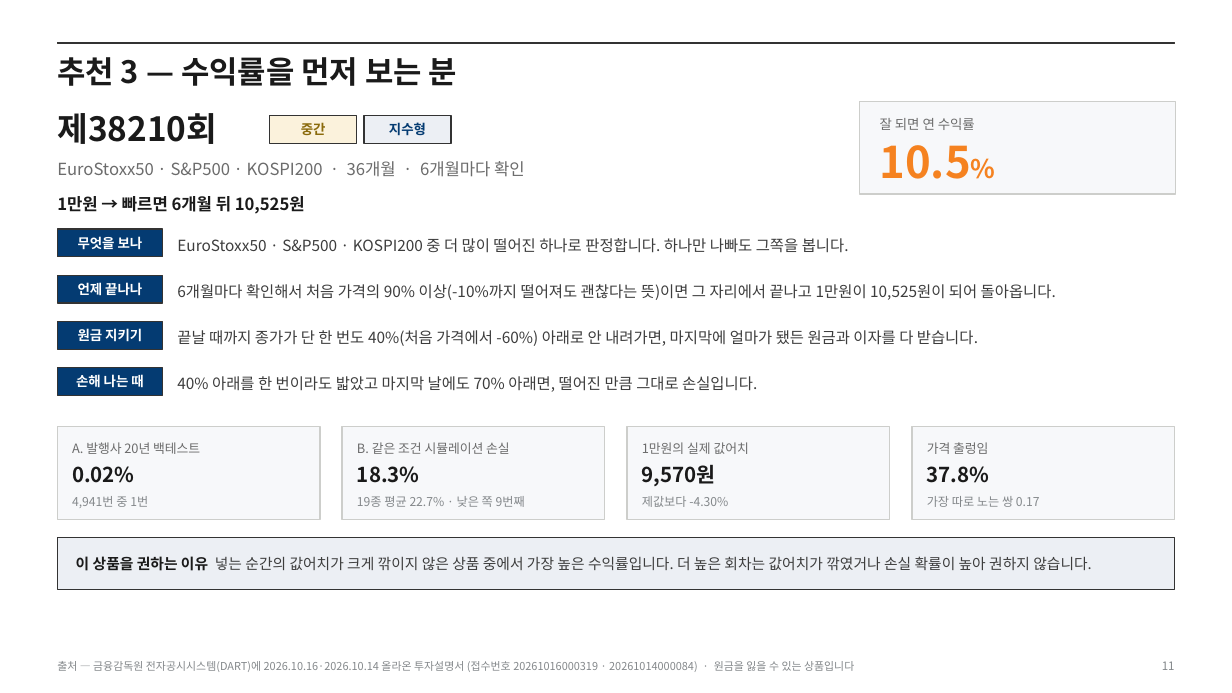
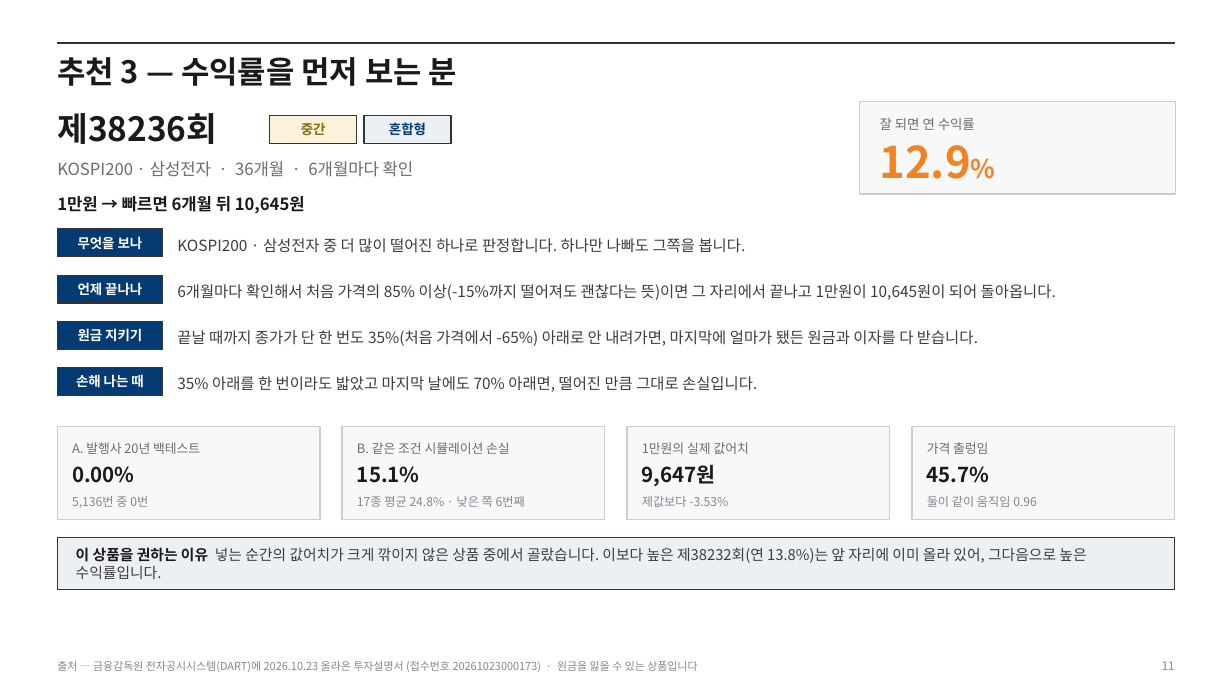
Before and after one commit to hanaroline/work_1, a slide deck: slide 11 of els-analysis-deck.pptx. Drawn at 1232x693 pixels with LibreOffice and Linux fonts; fonts in the diff are those of the drawing. Boxes give left, top, right and bottom in pixels: in the first picture for what was removed or moved away, otherwise in the second. Text is boxed around its words. In the diff, an @@ line names an element or a change of style, - is before the commit and + after.

```diff
--- a/els-analysis-deck.pptx
+++ b/els-analysis-deck.pptx
@@ text at bbox=[57, 113, 217, 144]: text changed @@
-제38210회
+제38236회
@@ text at bbox=[389, 122, 426, 135]: text changed @@
-지수형
+혼합형
@@ text at bbox=[880, 145, 971, 179]: text changed @@
-10.5%
+12.9%
@@ text at bbox=[57, 161, 414, 177]: text changed @@
-EuroStoxx50 · S&P500 · KOSPI200 · 36개월 · 6개월마다 확인
+KOSPI200 · 삼성전자 · 36개월 · 6개월마다 확인
@@ text at bbox=[57, 196, 305, 214]: text changed @@
-1만원 → 빠르면 6개월 뒤 10,525원
+1만원 → 빠르면 6개월 뒤 10,645원
@@ text at bbox=[177, 238, 746, 253]: text changed @@
-EuroStoxx50 · S&P500 · KOSPI200 중 더 많이 떨어진 하나로 판정합니다. 하나만 나빠도 그쪽을 봅니다.
+KOSPI200 · 삼성전자 중 더 많이 떨어진 하나로 판정합니다. 하나만 나빠도 그쪽을 봅니다.
@@ text at bbox=[177, 284, 1056, 300]: text changed @@
-6개월마다 확인해서 처음 가격의 90% 이상(-10%까지 떨어져도 괜찮다는 뜻)이면 그 자리에서 끝나고 1만원이 10,525원이 되어 돌아옵니다.
+6개월마다 확인해서 처음 가격의 85% 이상(-15%까지 떨어져도 괜찮다는 뜻)이면 그 자리에서 끝나고 1만원이 10,645원이 되어 돌아옵니다.
@@ text at bbox=[177, 330, 978, 346]: text changed @@
-끝날 때까지 종가가 단 한 번도 40%(처음 가격에서 -60%) 아래로 안 내려가면, 마지막에 얼마가 됐든 원금과 이자를 다 받습니다.
+끝날 때까지 종가가 단 한 번도 35%(처음 가격에서 -65%) 아래로 안 내려가면, 마지막에 얼마가 됐든 원금과 이자를 다 받습니다.
@@ text at bbox=[177, 376, 757, 392]: text changed @@
-40% 아래를 한 번이라도 밟았고 마지막 날에도 70% 아래면, 떨어진 만큼 그대로 손실입니다.
+35% 아래를 한 번이라도 밟았고 마지막 날에도 70% 아래면, 떨어진 만큼 그대로 손실입니다.
@@ text at bbox=[72, 466, 135, 483]: text changed @@
-0.02%
+0.00%
@@ text at bbox=[357, 466, 420, 483]: text changed @@
-18.3%
+15.1%
@@ text at bbox=[642, 464, 716, 486]: text changed @@
-9,570원
+9,647원
@@ text at bbox=[927, 466, 990, 483]: text changed @@
-37.8%
+45.7%
@@ text at bbox=[72, 496, 148, 508]: text changed @@
-4,941번 중 1번
+5,136번 중 0번
@@ text at bbox=[357, 496, 525, 507]: text changed @@
-19종 평균 22.7% · 낮은 쪽 9번째
+17종 평균 24.8% · 낮은 쪽 6번째
@@ text at bbox=[642, 496, 728, 507]: text changed @@
-제값보다 -4.30%
+제값보다 -3.53%
@@ text at bbox=[927, 496, 1037, 507]: text changed @@
-가장 따로 노는 쌍 0.17
+둘이 같이 움직임 0.96
@@ text at bbox=[76, 547, 1086, 579]: text changed @@
-이 상품을 권하는 이유 넣는 순간의 값어치가 크게 깎이지 않은 상품 중에서 가장 높은 수익률입니다. 더 높은 회차는 값어치가 깎였거나 손실 확률이 높아 권하지 않습니다.
+이 상품을 권하는 이유 넣는 순간의 값어치가 크게 깎이지 않은 상품 중에서 골랐습니다. 이보다 높은 제38232회(연 13.8%)는 앞 자리에 이미 올라 있어, 그다음으로 높은 수익률입니다.
@@ text at bbox=[57, 661, 697, 672]: text changed @@
-출처 — 금융감독원 전자공시시스템(DART)에 2026.10.16·2026.10.14 올라온 투자설명서 (접수번호 20261016000319 · 20261014000084) · 원금을 잃을 수 있는 상품입니다
+출처 — 금융감독원 전자공시시스템(DART)에 2026.10.23 올라온 투자설명서 (접수번호 20261023000173) · 원금을 잃을 수 있는 상품입니다
```
Also in this commit, not shown: 15 other slides changed, 23 other files.
